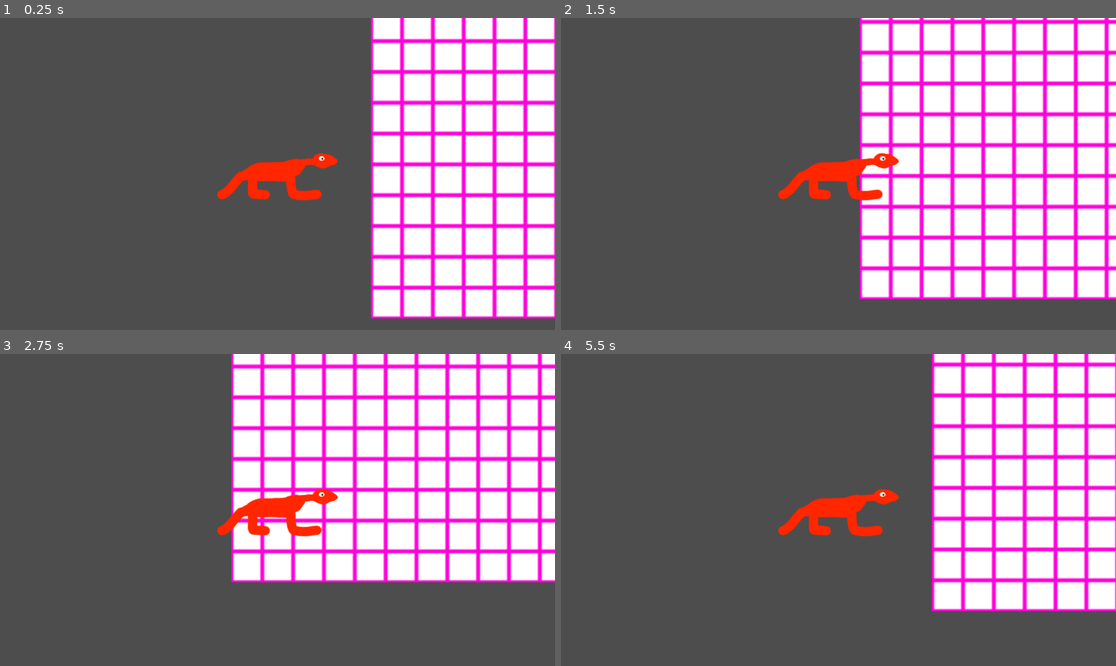
Above: before the commit, frames 1-4 (two rows, left to right).
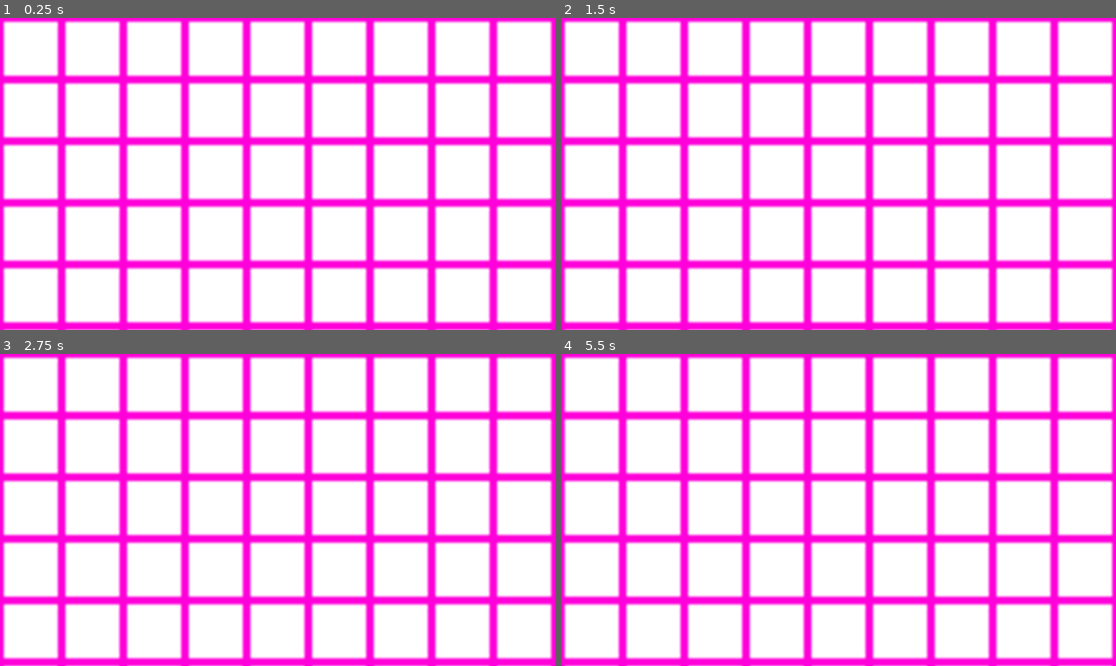
Above: after the commit, the same moments.

Repository: villevilli/otajam-25
Game: Godot game, scene res://levels/example_level.tscn
The game is run twice, just before and just after one commit, with the same random seed, the same clock (stepped at 60 frames per second) and the same inputs. The project has no main scene, so this scene is started directly.
Inputs:
- Up to frame 1 (0.25 s): no input
- Up to frame 2 (1.5 s): tap Enter at 0.5 s; hold D (right) 0.53-1.28 s; hold S (down) from 1.28 s (still down)
- Up to frame 3 (2.75 s): release S (down) at 2.03 s; hold D (right) from 2.03 s (still down)
- Up to frame 4 (5.5 s): release D (right) at 2.78 s; hold W (up) 2.78-3.53 s; hold A (left) 3.53-5.03 s; hold S (down) from 5.03 s (still down)

The runs differ from the first frame. In frame 1, 82% of the frame differs, in the area x 0-100%, y 0-100%; in frame 2, 80%; in frame 3, 82%; in frame 4, 86%.

Commit message:
added flipping sprite and removed normalisation

Diff:
--- a/characters/player/player-movement.gd
+++ b/characters/player/player-movement.gd
@@ -1,9 +1,17 @@
 extends CharacterBody2D
 
 @export var speed: float = 400
+@export var sprite: Sprite2D = null
 
-func _physics_process(delta:float)->void:
-	var input_direction:Vector2 = Input.get_vector("left", "right", "up", "down")
+func _physics_process(_delta:float)->void:
+	#var input_direction:Vector2 = Input.get_vector("left", "right", "up", "down")
+	var input_x:float = Input.get_axis("left","right")
+	var input_y:float =Input.get_axis("up","down")
+	var input_direction: Vector2 = Vector2(input_x,input_y)
 	velocity = input_direction * speed
-	print(position)
+
+	if input_x<0:
+		sprite.flip_h=true
+	if input_x>0:
+		sprite.flip_h=false
 	move_and_slide()
--- a/characters/player/player.tscn
+++ b/characters/player/player.tscn
@@ -4,18 +4,15 @@
 [ext_resource type="Script" path="res://characters/player/player-movement.gd" id="2_2uicw"]
 
 [sub_resource type="RectangleShape2D" id="RectangleShape2D_5qm4w"]
-size = Vector2(512, 256)
+size = Vector2(511, 255)
 
-[node name="CharacterBody2D" type="CharacterBody2D"]
+[node name="CharacterBody2D" type="CharacterBody2D" node_paths=PackedStringArray("sprite")]
 motion_mode = 1
 script = ExtResource("2_2uicw")
+sprite = NodePath("Sprite2D")
 
 [node name="CollisionShape2D" type="CollisionShape2D" parent="."]
-visible = false
 shape = SubResource("RectangleShape2D_5qm4w")
 
 [node name="Sprite2D" type="Sprite2D" parent="."]
 texture = ExtResource("1_1ijao")
-
-[node name="Camera2D" type="Camera2D" parent="."]
-zoom = Vector2(0.5, 0.5)
